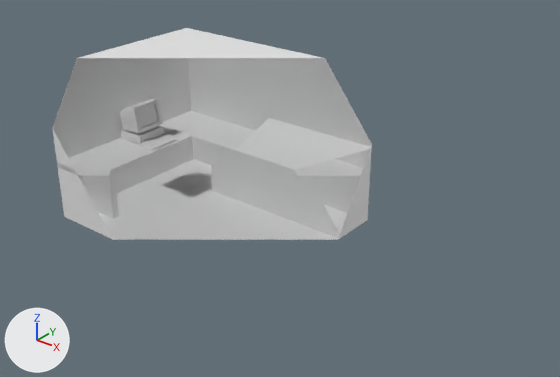
Before and after pictures for a commit that changed the glTF model assets/models/scene.glb.
Rendered twice from a 50 mm lens placed at (6.95, -7.24, 5.3), pointed at (0.44, 0.9, 0.26). The axes (+X, +Y, +Z) are drawn at lower left. The lights are the same throughout. The first picture is the older version. Everything nearer to the camera than a plane just in front of the edit is cut away. Where no turn or scale is listed for an object, it has been applied to the vertices. Vertices at exactly the same position are counted once.

Objects in the first picture: 'Computer', 'Cube', 'Desk', 'Rooms', 'Screen'.
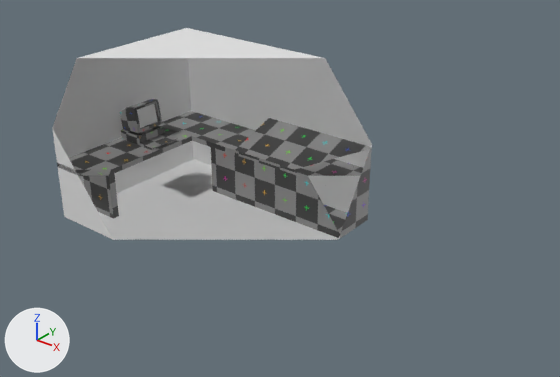
The change, as a diff of the scene's bpy script:
```diff
--- a/assets/models/scene.glb.py
+++ b/assets/models/scene.glb.py
@@ img_untitled_001 @@
+img_untitled_001 = load_image('Untitled.001', '_unpacked/Untitled.001', 256, 256, 'sRGB')
@@ img_untitled @@
+img_untitled = load_image('Untitled', '_unpacked/Untitled', 512, 512, 'sRGB')
@@ mat_material_002 @@
+mat_material_002 = principled_material('Material.002')
+mat_material_002.texture = img_untitled_001
@@ mat_material_001 @@
+mat_material_001 = principled_material('Material.001')
+mat_material_001.texture = img_untitled
@@ mat_material_003 @@
+mat_material_003 = principled_material('Material.003')
+mat_material_003.base_color = (0.8, 0.8, 0.8)  # white #e7e7e7
@@ me_screen @@
 me_screen.from_pydata(...)  # 4 vertices, 2 faces; spans x 0.115..0.167, y -0.193..0.188, z 0.234..0.527
+me_screen.materials.append(mat_material_003)  # white #e7e7e7
@@ me_desk @@
 # used by ob_desk; location = (0.0, 0.0, 0.84)
 # verts and faces of me_desk; kept vertices keep their numbers, new ones are numbered from 37
 # before: 4 (1.75, 0.5, -0.05), 5 (1.75, 0.5, 0.03), 6 (1.75, 1.29, 0.03) at pixel (370, 165), 22 (1.75, 1.29, -0.05) at pixel (370, 169), 33 (-0.08, 1.29, -0.05)
-me_desk.from_pydata(...)  # 37 vertices, 64 faces; spans x -1.75..1.75, y -1.39..1.29, z -0.84..0.3
+me_desk.from_pydata(...)  # 38 vertices, 64 faces; spans x -1.75..1.75, y -1.39..1.29, z -0.84..0.3
+# me_desk part 1
+delete_faces([(6, 22, 33), (5, 22, 6), (4, 22, 5), (4, 33, 22)])
+verts[37] = (1.75, 1.29, -0.05)  # pixel (370, 169)
+faces += [(4, 33, 37), (5, 37, 6), (4, 37, 5), (6, 37, 33)]
+# me_desk part 2: 60 faces spanning x -1.75..1.75, y -1.39..1.29, z -0.84..0.3 switch from no material to mat_material_001 (picture img_untitled)
@@ me_computer @@
 # used by ob_computer; location = (-1.5, 0.0, 0.87)
-me_computer.from_pydata(...)  # 104 vertices, 202 faces; spans x -0.241..0.21, y -0.26..0.26, z 0.0..0.567
+me_computer.from_pydata(...)  # 84 vertices, 158 faces; spans x -0.241..0.488, y -0.26..0.26, z 0.0..0.567
+# me_computer part 3
+# 28 vertices are removed from x -0.2..0.21, y -0.246..0.246, z 0.0..0.144
+# 82 faces are deleted
+# 8 vertices are added at x 0.227..0.488, y -0.256..0.256, z 0.0..0.047
+# 38 new faces join them
+# me_computer part 4: 120 faces spanning x -0.241..0.192, y -0.26..0.26, z 0.144..0.567 switch from no material to mat_material_002 (picture img_untitled_001)
@@ ob_cube @@
-ob_cube = bpy.data.objects.new('Cube', me_cube)
-ob_cube.location = (-1.14, 0.0, 0.87)
```

Boxes [x1, y1, x2, y2] around the edits, measured in the pictures (560 x 377 px; the box of a moved part takes in the faces that stretch with it):
'Cube', deleted: before [140, 133, 178, 150]
'Screen', recoloured: [137, 104, 158, 128] in both
part 1 of me_desk, moved or reshaped: before [361, 165, 371, 175]; after [337, 160, 371, 175]
part 2 of me_desk, recoloured (white to grey): [57, 111, 372, 238] in both
part 3 of me_computer, reshaped: before [121, 126, 164, 145]; after [121, 126, 178, 150]
part 4 of me_computer, recoloured (white to grey): [120, 99, 162, 134] in both
